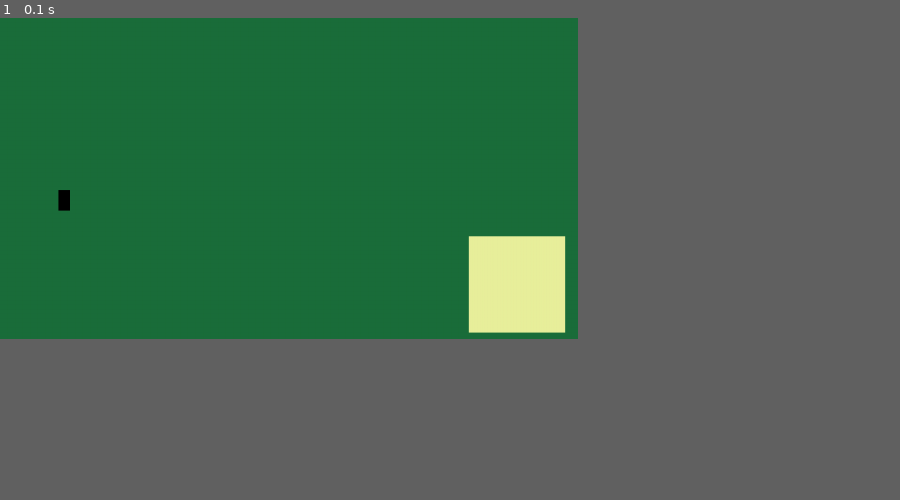
Above: before the commit, frame 1.
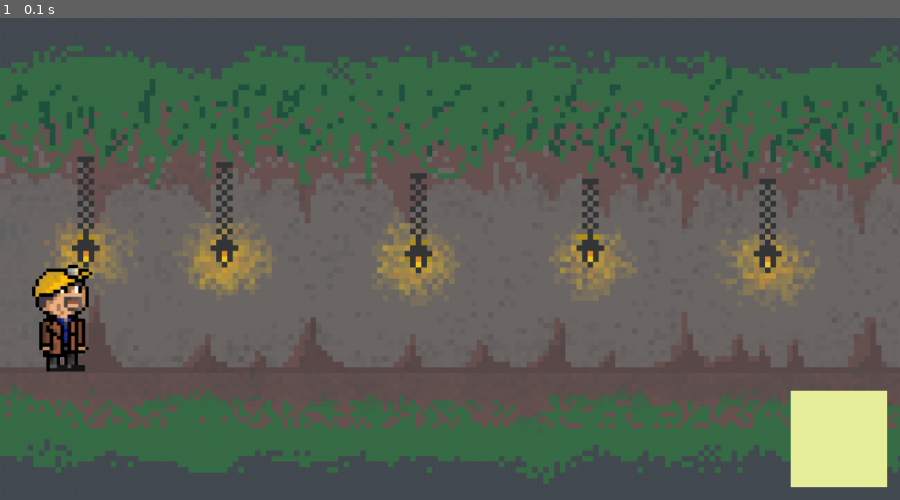
Above: after the commit, the same moment.

Repository: EranRotem1/MysticalMineshaft
Game: pygame game, started from MinerPygame.py
Two runs of this game, one before a commit and one after it. Both use one fixed random seed, a clock stepped at 60 frames per second and the inputs below.
Inputs:
- Up to frame 1 (0.1 s): no input
In our replay, the window is 578x321 before the commit and 900x482 after it. These sizes can differ from the game's own. Grey fills any space a smaller window leaves; there, only what the larger window draws over its background counts as a difference.

The runs differ from the first frame. In frame 1, 85% of the frame differs, in the area x 0-100%, y 0-100%.

Commit message:
player rect and img uploads working

Diff:
--- a/MinerPygame.py
+++ b/MinerPygame.py
@@ -4,17 +4,17 @@
 class Game():
     def __init__(self):
         pygame.display.set_caption("Mystical Mineshaft")
-        self.screen = pygame.display.set_mode((900, 500))
+        self.screen = pygame.display.set_mode((1400, 750))
         self.clock = pygame.time.Clock()
         self.mini_map_surf = pygame.Surface((150, 150))
 
-        # self.background_surface = pygame.image.load("Desktop\8BitGraphics\8BitMinerBackground1.png").convert()
-        self.backgr_surf = pygame.Surface((900, 500))
-        self.backgr_surf.fill("#1b6e3b")
+        self.backgr_surf = pygame.image.load("C:/Users/eran rotem/Desktop/repo/MysticalMineshaft/8BitPNG/8BitMinerBG2.png").convert()
+        # self.backgr_surf = pygame.Surface((900, 500))
+        # self.backgr_surf.fill("#1b6e3b")
 
-        # self.player_surface = pygame.image.load("Video Projects\8BitMinerV2.png").convert_alpha()
-        self.player_surf = pygame.Surface((18, 32))
-        player_rect = self.player_surf.get_rect(midbottom = (100,300))
+        self.player_surf = pygame.image.load("C:/Users/eran rotem/Desktop/repo/MysticalMineshaft/8BitPNG/8BitMinerV4.png").convert_alpha()
+        # self.player_surf = pygame.Surface((18, 32))
+        player_rect = self.player_surf.get_rect(midbottom = (100, 550))
 
 
         self.mini_map_surf.fill("#e9f09c")
@@ -26,7 +26,7 @@
 
             self.screen.blit(self.backgr_surf, (0, 0))
             self.screen.blit(self.player_surf, player_rect)
-            self.screen.blit(self.mini_map_surf, (730, 340))
+            self.screen.blit(self.mini_map_surf, (1230, 580))
 
             pygame.display.update()
             self.clock.tick(60)
Binary file added: 8BitPNG/8BitMinerBG2.png
Binary file added: 8BitPNG/8BitMinerBackground1.png
Binary file added: 8BitPNG/8BitMinerV1.png
Binary file added: 8BitPNG/8BitMinerV4.png
